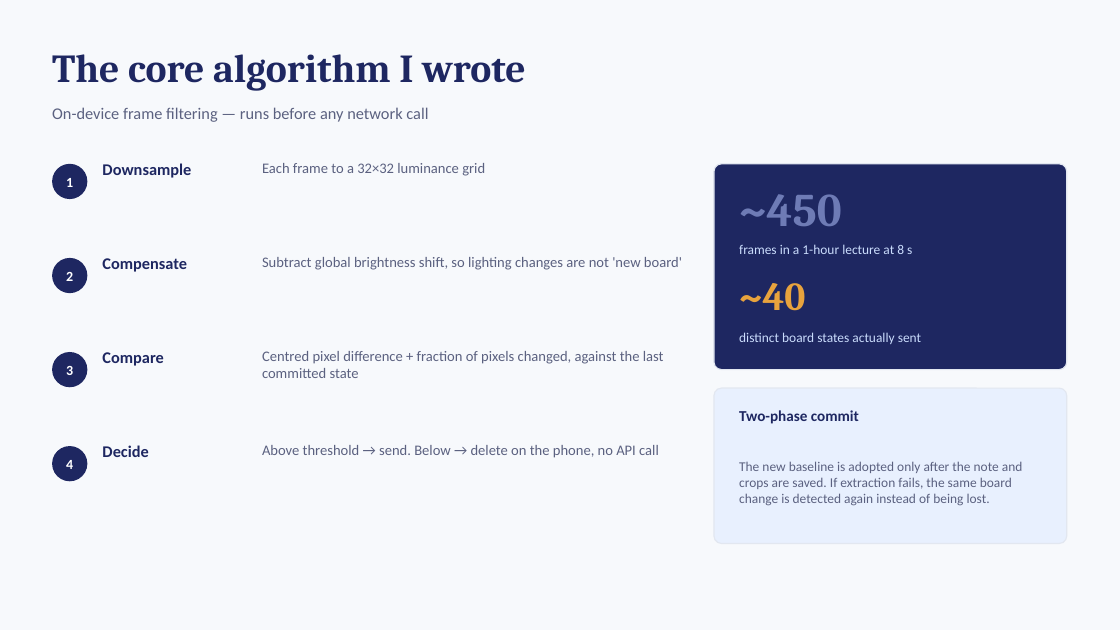
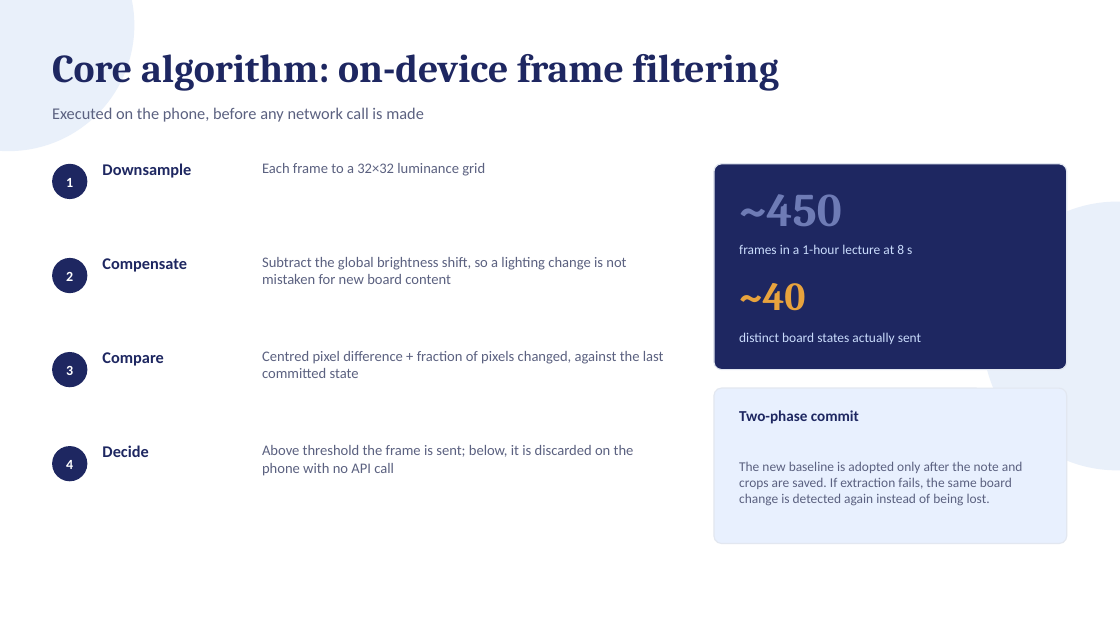
Before and after one commit to tejasthimmaiahkk-ui/VoxBoX, a slide deck: slide 7 of outputs/VoxBox_Review1_Scope.pptx (slide 6 before the commit). Drawn at 1120x630 pixels with LibreOffice and Linux fonts; fonts in the diff are those of the drawing; background and template pictures are left out. Boxes give left, top, right and bottom in pixels: in the first picture for what was removed or moved away, otherwise in the second. Text is boxed around its words. In the diff, an @@ line names an element or a change of style, - is before the commit and + after.

```diff
--- a/outputs/VoxBox_Review1_Scope.pptx
+++ b/outputs/VoxBox_Review1_Scope.pptx
@@ background #F7F9FC to picture (left out) @@
@@ ellipse added at bbox=[0, 0, 134, 151], fill #C7D8F2 at 38% opacity @@
@@ text at bbox=[52, 54, 779, 91]: text changed @@
-The core algorithm I wrote
+Core algorithm: on-device frame filtering
@@ text at bbox=[52, 107, 424, 122]: text changed @@
-On-device frame filtering — runs before any network call
+Executed on the phone, before any network call is made
@@ text at bbox=[262, 257, 626, 284]: text changed @@
-Subtract global brightness shift, so lighting changes are not 'new board'
+Subtract the global brightness shift, so a lighting change is not mistaken for new board content
@@ text at bbox=[262, 445, 634, 476]: text changed @@
-Above threshold → send. Below → delete on the phone, no API call
+Above threshold the frame is sent; below, it is discarded on the phone with no API call
```
Also in this commit, not shown: 12 other slides changed, 1 slide added, 1 other file.
